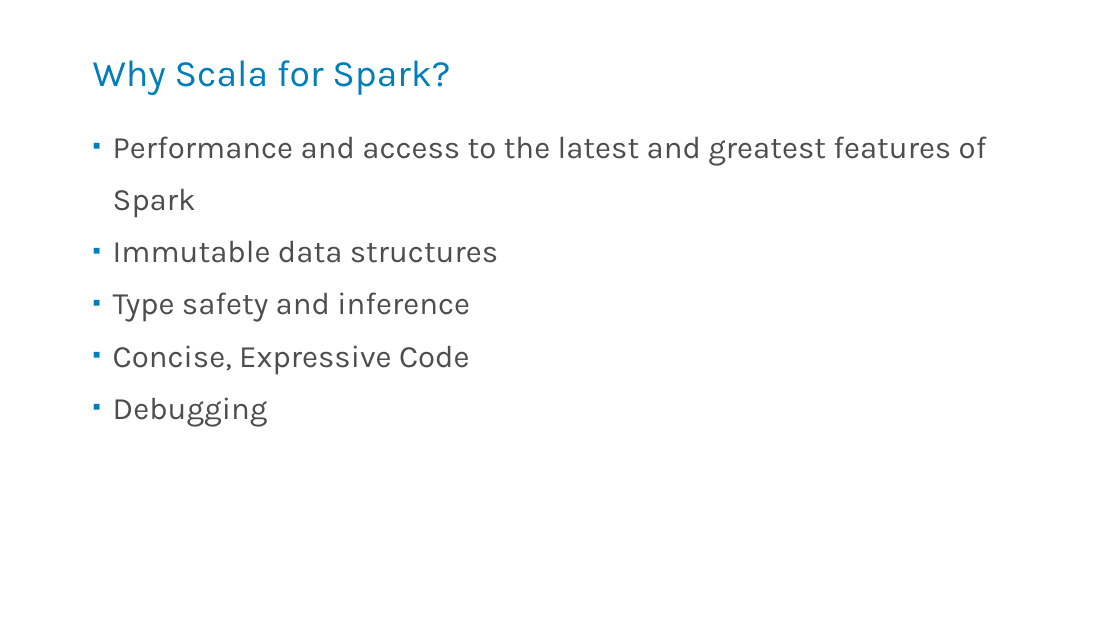
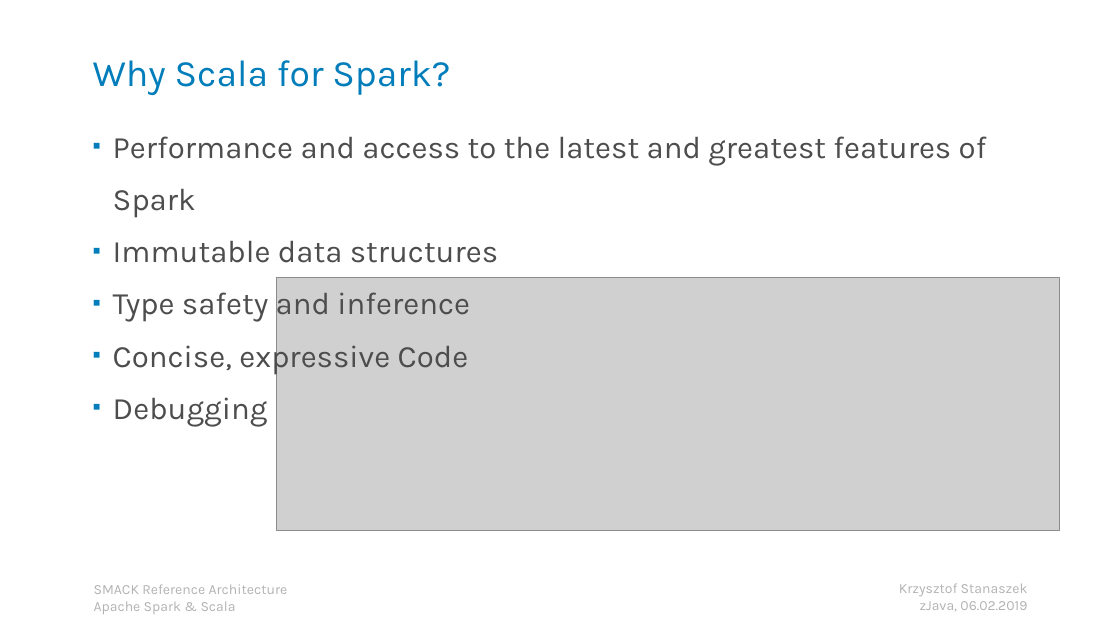
Before and after one commit to kstanaszek/SparkAndScalaInTandem, a slide deck: slide 14 of src/main/resources/slides.pptx. Drawn at 1120x630 pixels with LibreOffice and Linux fonts; fonts in the diff are those of the drawing; grey boxes stand for pictures. Boxes give left, top, right and bottom in pixels: in the first picture for what was removed or moved away, otherwise in the second. Text is boxed around its words. In the diff, an @@ line names an element or a change of style, - is before the commit and + after.

```diff
--- a/src/main/resources/slides.pptx
+++ b/src/main/resources/slides.pptx
@@ picture added at <box>277,278,1060,531</box> @@
@@ text at <box>113,339,469,375</box>: text changed @@
-▪ Concise, Expressive Code
+▪ Concise, expressive Code
@@ text added at <box>94,584,288,614</box>, 9 pt, text #B3B3B3 @@
+SMACK Reference Architecture
+Apache Spark & Scala
@@ text added at <box>899,583,1028,611</box>, 9 pt, text #B3B3B3 @@
+Krzysztof Stanaszek
+zJava, 06.02.2019
```
Also in this commit, not shown: 19 other slides changed, 2 slides added, 1 slide removed, 8 other files.
